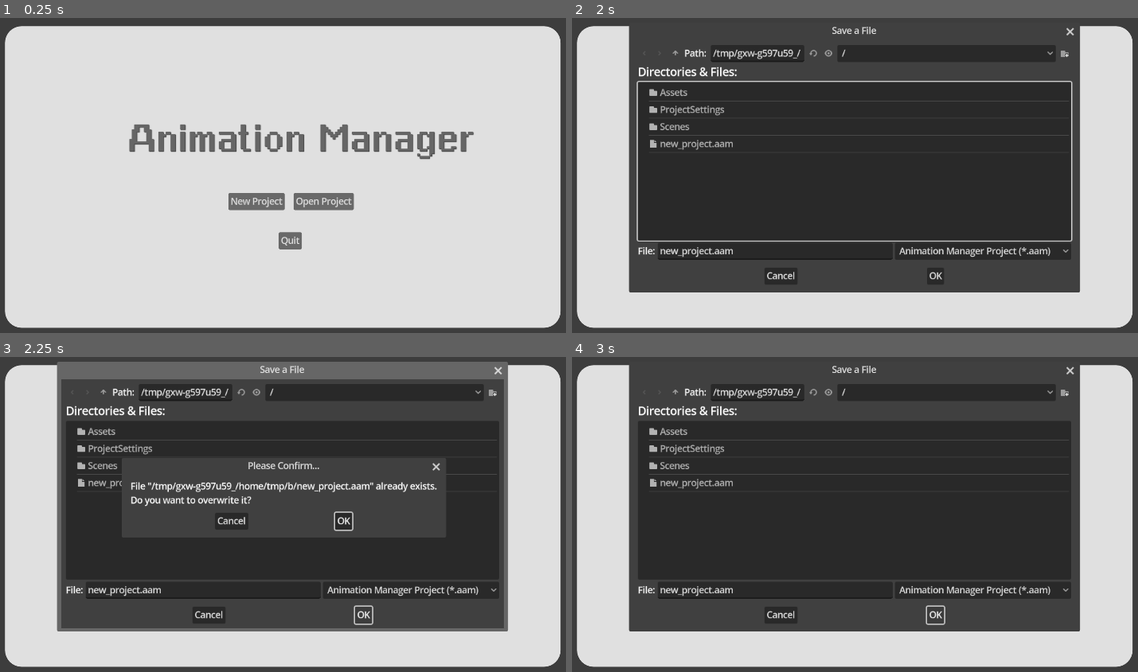
Above: before the commit, frames 1-4 (two rows, left to right).
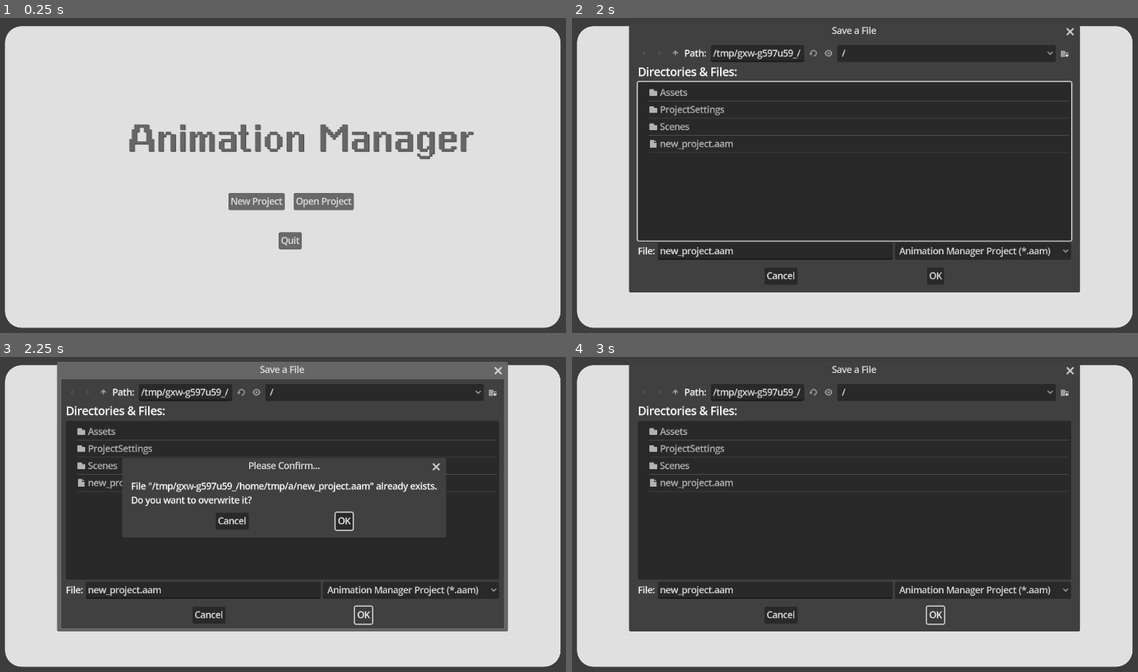
Above: after the commit, the same moments.

Repository: JohnMGilbert/GodotAnimationManager
Game: Godot game, scene res://Scenes/MainMenu.tscn
Two runs of this game, one before a commit and one after it. Both use one fixed random seed, a clock stepped at 60 frames per second and the inputs below.
Inputs:
- Up to frame 1 (0.25 s): no input
- Up to frame 2 (2 s): click "New Project" at 0.5 s; click "New Project" at 1.25 s
- Up to frame 3 (2.25 s): click "OK" at 2 s
- Up to frame 4 (3 s): click "OK" at 2.75 s

Frames 1-2 are identical in both runs. In frame 3, 1.0% of the frame differs, in the area x 21-78%, y 33-56%; in frame 4, nothing differs.

Commit message:
Minor bug fixes

Diff:
--- a/ProjectSettings/Autoload/ProjectModel.gd
+++ b/ProjectSettings/Autoload/ProjectModel.gd
@@ -269,19 +269,22 @@
 	return save()
 
 
-func import_sprites_from_sheet(sheet_path: String, cols: int, rows: int) -> Error:
+func import_sprites_from_sheet(
+	sheet_path: String,
+	cols: int,
+	rows: int,
+	tag_for_all: String = ""
+) -> Error:
 	if project_dir == "":
 		return ERR_INVALID_DATA
 
 	var dst_dir_abs: String = project_dir.path_join(SPRITES_DIR)
 	if not DirAccess.dir_exists_absolute(dst_dir_abs):
-		var mk := DirAccess.make_dir_recursive_absolute(dst_dir_abs)
+		var mk: int = DirAccess.make_dir_recursive_absolute(dst_dir_abs)
 		if mk != OK:
 			return mk
 
 	var sheet_name := sheet_path.get_file().get_basename()
-
-	# Actually slice the sheet
 	var frame_files: Array[String] = SpritesheetUtils.split_sheet_to_files(
 		sheet_path,
 		dst_dir_abs,
@@ -294,10 +297,16 @@
 		return ERR_CANT_OPEN
 
 	var sprites: Array[String] = get_sprites()
+	var normalized_tag := _normalize_single_tag(tag_for_all) if tag_for_all != "" else ""
+
 	for fname in frame_files:
-		var rel := SPRITES_DIR.path_join(fname)  # e.g. "assets/sprites/sword_00.png"
+		var rel := SPRITES_DIR.path_join(fname)  # e.g. "assets/sprites/foo_00.png"
 		if not sprites.has(rel):
 			sprites.append(rel)
+
+		# If a tag was requested, apply it to each frame
+		if normalized_tag != "":
+			add_asset_tags(rel, PackedStringArray([normalized_tag]))
 
 	data["assets"]["sprites"] = sprites
 	return save()
--- a/Scenes/SpritesheetDialog.gd
+++ b/Scenes/SpritesheetDialog.gd
@@ -1,35 +1,52 @@
-# File: res://ui/SpritesheetDialog.gd
 extends Window
 class_name SpritesheetDialog
 
-signal decided(sheet_path: String, split: bool, cols: int, rows: int)
+signal decided(sheet_path: String, split: bool, cols: int, rows: int, tag_all: String)
 
 @onready var label_info: Label = %Label_Info
 @onready var spin_cols: SpinBox = %Spin_Cols
 @onready var spin_rows: SpinBox = %Spin_Rows
 @onready var check_split: CheckBox = %Check_Split
+
+@onready var check_tag_all: CheckBox = %Check_TagAll
+@onready var edit_tag_all: LineEdit = %Line_TagAll
+
 @onready var btn_cancel: Button = %Btn_Cancel
 @onready var btn_ok: Button = %Btn_OK
 
 var _sheet_path: String = ""
 
 func _ready() -> void:
-	btn_cancel.pressed.connect(func() -> void:
-		hide()
-		emit_signal("decided", _sheet_path, false, 1, 1)
-	)
+	btn_cancel.pressed.connect(_on_cancel_pressed)
 	btn_ok.pressed.connect(_on_ok_pressed)
+	close_requested.connect(_on_cancel_pressed)
+
 
 func popup_for_sheet(path: String, img_w: int, img_h: int) -> void:
 	_sheet_path = path
 	title = "Import spritesheet?"
 	label_info.text = "File: %s\nSize: %dx%d" % [path.get_file(), img_w, img_h]
+
 	check_split.button_pressed = true
+	check_tag_all.button_pressed = false
+	edit_tag_all.text = ""
+
 	popup_centered()
+
+
+func _on_cancel_pressed() -> void:
+	hide()
+	emit_signal("decided", _sheet_path, false, 1, 1, "")
+
 
 func _on_ok_pressed() -> void:
 	var split := check_split.button_pressed
 	var cols := int(max(1, spin_cols.value))
 	var rows := int(max(1, spin_rows.value))
+
+	var tag_all := ""
+	if check_tag_all.button_pressed:
+		tag_all = edit_tag_all.text
+
 	hide()
-	emit_signal("decided", _sheet_path, split, cols, rows)
+	emit_signal("decided", _sheet_path, split, cols, rows, tag_all)
--- a/Scenes/widgets/SpriteList.gd
+++ b/Scenes/widgets/SpriteList.gd
@@ -3,6 +3,7 @@
 
 func _ready() -> void:
 	mouse_filter = Control.MOUSE_FILTER_STOP  # ensure we receive input
+	select_mode = ItemList.SELECT_MULTI
 
 func _get_drag_data(at_position: Vector2) -> Variant:
 	print("get_drag_data called at:", at_position)
--- a/Scenes/workspace.gd
+++ b/Scenes/workspace.gd
@@ -93,6 +93,7 @@
 # Sprite tag filter + tag editing
 @onready var filter_sprites: OptionButton = %Filter_Sprites
 @onready var btn_add_tags: Button         = %Btn_AddTags
+@onready var opt_existing_tags: OptionButton = %Option_ExistingTags
 
 @onready var win_add_tag: Window          = %Win_AddTag
 @onready var edit_tag_name: LineEdit      = %LineEdit_TagName
@@ -100,7 +101,7 @@
 @onready var btn_tag_submit: Button       = %Btn_TagSubmit
 @onready var btn_tag_cancel: Button       = %Btn_TagCancel
 var current_sprite_tag_filter: String = ""      # "" = no filter / All
-var _pending_tag_asset_id: String = ""         # which sprite we’re tagging
+var _pending_tag_asset_ids: PackedStringArray = PackedStringArray()
 
 func _ready() -> void:
 	# Let the root fill the window, but DO NOT touch child mins or splits
@@ -181,6 +182,8 @@
 		btn_eraser.button_pressed = false
 		btn_eraser.pressed.connect(_on_eraser_pressed)
 
+	if opt_existing_tags:
+		opt_existing_tags.item_selected.connect(_on_ExistingTag_item_selected)
 	# Load editor state (animations + settings) from the editor-state file
 	_load_editor_state()
 
@@ -354,12 +357,12 @@
 	dlg_sheet.popup_for_sheet(path, img.get_width(), img.get_height())
 
 
-func _on_spritesheet_decided(sheet_path: String, split: bool, cols: int, rows: int) -> void:
+func _on_spritesheet_decided(sheet_path: String, split: bool, cols: int, rows: int, tag_all: String) -> void:
 	if sheet_path == "":
 		return
 
 	if split:
-		var err := ProjectModel.import_sprites_from_sheet(sheet_path, cols, rows)
+		var err := ProjectModel.import_sprites_from_sheet(sheet_path, cols, rows, tag_all)
 		if err != OK:
 			_notify("Spritesheet import failed (code %d)" % err)
 	else:
@@ -409,17 +412,43 @@
 			filtered.append(p)
 	return " ".join(filtered)
 
-func _get_selected_sprite_asset_id() -> String:
+func _refresh_existing_tags_option_button() -> void:
+	if opt_existing_tags == null:
+		return
+
+	opt_existing_tags.clear()
+	opt_existing_tags.add_item("Use existing tag...")  # index 0
+
+	var tags := ProjectModel.get_all_tags()
+	for t in tags:
+		opt_existing_tags.add_item(t)
+
+	opt_existing_tags.select(0)
+
+func _on_ExistingTag_item_selected(index: int) -> void:
+	if opt_existing_tags == null:
+		return
+
+	if index <= 0:
+		return  # "Use existing tag..." placeholder
+
+	var tag_text := opt_existing_tags.get_item_text(index)
+	edit_tag_name.text = tag_text
+	_update_tag_name_feedback(tag_text)
+
+
+func _get_selected_sprite_asset_ids() -> PackedStringArray:
+	var ids := PackedStringArray()
 	if list_sprites == null:
-		return ""
-	var sel := list_sprites.get_selected_items()
-	if sel.is_empty():
-		return ""
-	var idx := sel[0]
-	var meta = list_sprites.get_item_metadata(idx)
-	if meta is String:
-		return meta
-	return ""
+		return ids
+
+	var selected := list_sprites.get_selected_items()
+	for idx in selected:
+		var meta = list_sprites.get_item_metadata(idx)
+		var asset_id := String(meta)
+		if asset_id != "":
+			ids.append(asset_id)
+	return ids
 
 func _refresh_sprite_tag_filter_options() -> void:
 	if filter_sprites == null:
@@ -546,15 +575,22 @@
 			drag_indicator_lable.hide()
 
 func _on_Btn_AddTags_pressed() -> void:
-	var asset_id := _get_selected_sprite_asset_id()
-	if asset_id == "":
-		_notify("Select a sprite first to add a tag.")
-		return
-
-	_pending_tag_asset_id = asset_id
+	var asset_ids := _get_selected_sprite_asset_ids()
+	if asset_ids.is_empty():
+		_notify("Select one or more sprites first to add a tag.")
+		return
+
+	_pending_tag_asset_ids = asset_ids
 	edit_tag_name.text = ""
 	_update_tag_name_feedback("")
-	win_add_tag.title = "Add Tag"
+	_refresh_existing_tags_option_button()
+
+	# Optional: update window title to show count
+	if _pending_tag_asset_ids.size() == 1:
+		win_add_tag.title = "Add Tag"
+	else:
+		win_add_tag.title = "Add Tag to %d sprites" % _pending_tag_asset_ids.size()
+
 	win_add_tag.popup_centered()
 	edit_tag_name.grab_focus()
 
@@ -583,7 +619,7 @@
 		edit_tag_name.remove_theme_color_override("font_color")
 
 func _on_Btn_TagSubmit_pressed() -> void:
-	if _pending_tag_asset_id == "":
+	if _pending_tag_asset_ids.is_empty():
 		win_add_tag.hide()
 		return
 
@@ -592,10 +628,11 @@
 		win_add_tag.hide()
 		return
 
-	# Add tag to the selected asset
-	ProjectModel.add_asset_tags(_pending_tag_asset_id, PackedStringArray([norm]))
-
-	# Refresh UI: filter options + sprite list
+	var tag_arr := PackedStringArray([norm])
+
+	for asset_id in _pending_tag_asset_ids:
+		ProjectModel.add_asset_tags(asset_id, tag_arr)
+
 	_refresh_sprite_tag_filter_options()
 	_refresh_sprite_list()
 
--- a/Scenes/workspace.tscn
+++ b/Scenes/workspace.tscn
@@ -688,7 +688,7 @@
 unique_name_in_owner = true
 title = "Add Tag"
 position = Vector2i(0, 36)
-size = Vector2i(140, 100)
+size = Vector2i(160, 150)
 visible = false
 
 [node name="MarginContainer" type="MarginContainer" parent="Win_AddTag"]
@@ -704,6 +704,10 @@
 text = "Tag Name"
 
 [node name="LineEdit_TagName" type="LineEdit" parent="Win_AddTag/MarginContainer/VBoxContainer"]
+unique_name_in_owner = true
+layout_mode = 2
+
+[node name="Option_ExistingTags" type="OptionButton" parent="Win_AddTag/MarginContainer/VBoxContainer"]
 unique_name_in_owner = true
 layout_mode = 2
 
@@ -790,3 +794,14 @@
 unique_name_in_owner = true
 layout_mode = 2
 text = "Ok"
+
+[node name="HBoxContainer4" type="HBoxContainer" parent="SpritesheetDialog/MarginContainer/VBoxContainer"]
+layout_mode = 2
+
+[node name="Check_TagAll" type="CheckBox" parent="SpritesheetDialog/MarginContainer/VBoxContainer/HBoxContainer4"]
+unique_name_in_owner = true
+layout_mode = 2
+text = "Tag all frames?"
+
+[node name="Line_TagAll" type="LineEdit" parent="SpritesheetDialog/MarginContainer/VBoxContainer/HBoxContainer4"]
+layout_mode = 2
Not shown, added: Assets/audio/sword-slash-1.mp3.import
Not shown, added: Assets/audio/sword-slash-1.mp3
